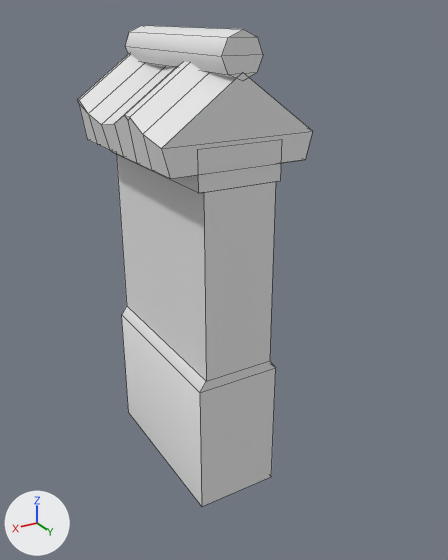
Renders of the OBJ model Assets/Decoratipns/Fences/fence4_linked.obj from each side of a commit.
One viewpoint serves both versions: a camera (50 mm lens) standing at (0.731, 1.144, 1.22) and looking at (-0.033, -0.128, 0.584). Every picture has the same lights, and +X, +Y and +Z are marked at lower left. Mesh edges are drawn as thin lines. Where no turn or scale is listed for an object, it has been applied to the vertices.

Names of what the first picture shows: 'fence4_linked_Plane.008'.
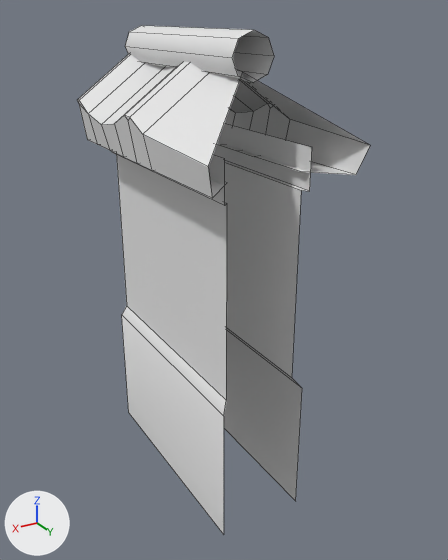
Commit message: More fences.

Pixel boxes (x1, y1, x2, y2) of what changed, in the pictures (448 x 560 px):
'fence4_linked_Plane.008', reshaped (24% wider): before (78, 25, 313, 506); after (78, 25, 370, 534)
part 1 of me_fence4_linked_plane_008, cut back: before (143, 29, 313, 506); after (143, 29, 370, 534)

What changed in the scene script:
```text
Change me_fence4_linked_plane_008:
    where me_fence4_linked_plane_008.from_pydata(...)  # 99 vertices, 74 faces; spans x -0.193..0.193, y -0.5..0.002, z 0.0..1.19
    used by ob_fence4_linked_plane_008; location = (0.0, 0.0, 0.0)
    verts and faces of me_fence4_linked_plane_008; kept vertices keep their numbers, new ones are numbered from 99
    before: 1 (0.114, 0.0, 0.361) at pixel (199, 392), 3 (0.095, 0.0, 0.864) at pixel (203, 192), 5 (0.095, 0.0, 0.388) at pixel (206, 381), 7 (0.114, 0.0, 0.0) at pixel (201, 506), 9 (-0.095, 0.0, 0.864) at pixel (275, 181)
    before: 11 (-0.095, 0.0, 0.388) at pixel (269, 360), 12 (0.108, 0.0, 0.864) at pixel (198, 193), 13 (0.108, 0.0, 0.959) at pixel (197, 149), 16 (-0.108, 0.0, 0.864) at pixel (280, 180), 17 (-0.108, 0.0, 0.959) at pixel (282, 139)
    before: 22 (-0.114, 0.0, 0.0) at pixel (271, 476), 23 (-0.114, 0.0, 0.361) at pixel (275, 367), 25 (-0.05, 0.002, 1.14) at pixel (263, 54), 27 (-0.035, 0.002, 1.104) at pixel (256, 72), 29 (0.0, 0.002, 1.09) at pixel (242, 81)
    before: 31 (0.035, 0.002, 1.104) at pixel (228, 74), 33 (0.05, 0.002, 1.14) at pixel (221, 56), 35 (0.035, 0.002, 1.175) at pixel (228, 37), 37 (0.0, 0.002, 1.19) at pixel (243, 29), 39 (-0.035, 0.002, 1.175) at pixel (257, 36)
    before: 45 (0.193, 0.002, 0.969) at pixel (161, 148), 51 (0.175, 0.002, 0.905) at pixel (170, 178), 63 (0.093, 0.0, 0.905) at pixel (204, 173), 70 (-0.193, 0.002, 0.969) at pixel (312, 131), 76 (-0.175, 0.002, 0.905) at pixel (305, 159)
    before: 83 (0.0, 0.002, 1.107) at pixel (242, 72), 97 (-0.093, 0.0, 0.905) at pixel (275, 163)
    me_fence4_linked_plane_008 part 1
    add delete_faces([(12, 16, 17, 13), (3, 5, 11, 9), (1, 23, 11, 5), (1, 7, 22, 23), (45, 51, 76, 70), (45, 70, 83)])
    add delete_faces([(35, 39, 37), (27, 31, 29), (25, 33, 31, 27), (25, 39, 35, 33)])
    add for i in [1, 7, 22, 23]: verts[i] += (0.0, 0.114, 0.0)
    add for i in [3, 5, 9, 11]: verts[i] += (0.0, 0.095, 0.0)
    add for i in [12, 13, 16, 17]: verts[i] += (0.0, 0.108, 0.0)
    add for i in [25, 27, 29, 31, 33, 35, 37, 39]: verts[i] += (0.0, 0.039, 0.0)
    add verts[45] = (0.193, 0.193, 0.969)  # moved, pixel (208, 166)
    add verts[70] = (-0.193, 0.193, 0.969)  # moved, pixel (370, 145)
    add verts[51] = (0.175, 0.175, 0.905)  # moved, pixel (212, 198)
    add verts[76] = (-0.175, 0.175, 0.905)  # moved, pixel (355, 174)
    add verts[63] = (0.093, 0.093, 0.905)  # moved, pixel (227, 182)
    add verts[97] = (-0.093, 0.093, 0.905)  # moved, pixel (300, 171)
```
